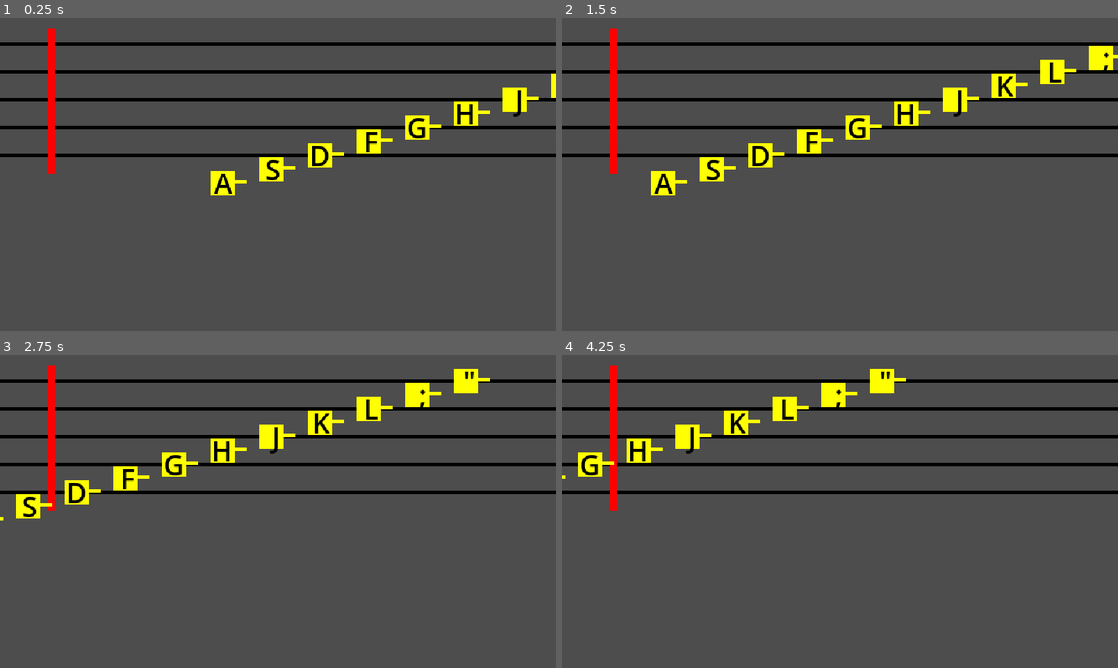
Above: before the commit, frames 1-4 (two rows, left to right).
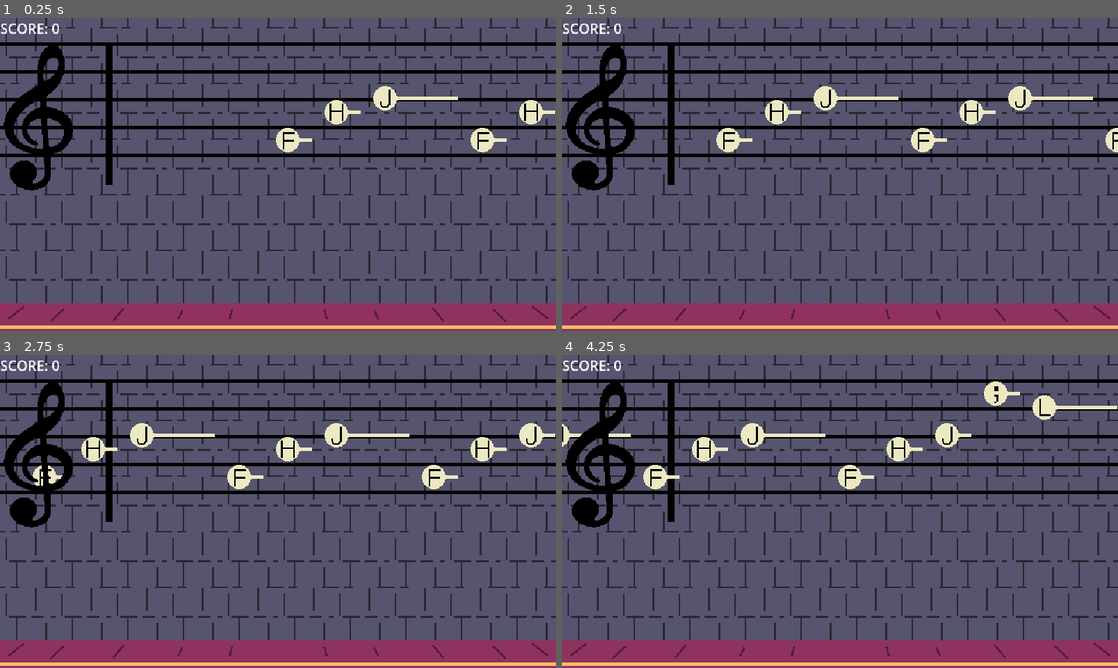
Above: after the commit, the same moments.

Repository: matthewkayin/ggj2024
Game: Godot game, scene res://game.tscn
Two runs of this game, one before a commit and one after it. Both use one fixed random seed, a clock stepped at 60 frames per second and the inputs below. The project has no main scene, so this scene is started directly.
Inputs:
- Up to frame 1 (0.25 s): no input
- Up to frame 2 (1.5 s): no input
- Up to frame 3 (2.75 s): no input
- Up to frame 4 (4.25 s): no input

The runs differ from the first frame. In frame 1, 95% of the frame differs, in the area x 0-100%, y 0-100%; in frame 2, 95%; in frame 3, 95%; in frame 4, 95%.

Commit message:
add some art
Signed-off-by: Matthew Madden <matthewkayin@gmail.com>

Diff:
--- a/game.tscn
+++ b/game.tscn
@@ -1,9 +1,32 @@
-[gd_scene load_steps=3 format=3 uid="uid://do22ou5h41ukf"]
+[gd_scene load_steps=7 format=3 uid="uid://do22ou5h41ukf"]
 
 [ext_resource type="Script" path="res://recorder/recorder.gd" id="1_5dqdf"]
 [ext_resource type="Script" path="res://staff.gd" id="2_jcke2"]
+[ext_resource type="Resource" uid="uid://efcxa31roeoo" path="res://songs/lost_woods.tres" id="3_1f6g1"]
+[ext_resource type="Texture2D" uid="uid://cwusp5y2nrj8g" path="res://staff/cleff.png" id="4_y1yd4"]
+[ext_resource type="Texture2D" uid="uid://b0f7y0s76qwal" path="res://room/floor.png" id="5_chs5i"]
+[ext_resource type="Texture2D" uid="uid://j2d5eer51m8d" path="res://room/wall.png" id="5_j4lyu"]
 
 [node name="game" type="Node2D"]
+texture_filter = 1
+
+[node name="room" type="Node2D" parent="."]
+
+[node name="wall" type="Sprite2D" parent="room"]
+texture_repeat = 2
+scale = Vector2(2, 2)
+texture = ExtResource("5_j4lyu")
+centered = false
+region_enabled = true
+region_rect = Rect2(2.08165e-12, 2.08165e-12, 320, 180)
+
+[node name="floor" type="Sprite2D" parent="room"]
+texture_repeat = 2
+position = Vector2(0, 328)
+texture = ExtResource("5_chs5i")
+centered = false
+region_enabled = true
+region_rect = Rect2(2.08165e-12, 2.08165e-12, 640, 32)
 
 [node name="recorder" type="Node" parent="."]
 script = ExtResource("1_5dqdf")
@@ -13,6 +36,25 @@
 [node name="staff" type="Node2D" parent="."]
 position = Vector2(0, 28)
 script = ExtResource("2_jcke2")
+song = ExtResource("3_1f6g1")
+
+[node name="ColorRect" type="ColorRect" parent="staff"]
+visible = false
+offset_top = -28.0
+offset_right = 640.0
+offset_bottom = 169.0
+color = Color(0, 0, 0, 0.435294)
+
+[node name="score_label" type="Label" parent="staff"]
+offset_top = -28.0
+offset_right = 40.0
+offset_bottom = -5.0
+text = "SCORE: "
+
+[node name="clef" type="Sprite2D" parent="staff"]
+z_index = 1
+position = Vector2(44, 86)
+texture = ExtResource("4_y1yd4")
 
 [node name="line_f" type="ColorRect" parent="staff"]
 offset_right = 640.0
@@ -86,8 +128,7 @@
 color = Color(0, 0, 0, 1)
 
 [node name="target_line" type="ColorRect" parent="staff"]
-offset_left = 55.0
-offset_top = -16.0
-offset_right = 63.0
-offset_bottom = 151.0
-color = Color(1, 0, 0, 1)
+offset_left = 121.0
+offset_right = 129.0
+offset_bottom = 164.0
+color = Color(0, 0, 0, 1)
--- /dev/null
+++ b/songs/lost_woods.tres
@@ -0,0 +1,48 @@
+[gd_resource type="Resource" script_class="Song" load_steps=2 format=3 uid="uid://efcxa31roeoo"]
+
+[ext_resource type="Script" path="res://song.gd" id="1_cjnq2"]
+
+[resource]
+script = ExtResource("1_cjnq2")
+bpm = 120
+notes = "F3
+A3
+B3 2
+F3
+A3
+B3 2
+F3
+A3
+B3
+E4
+D4 2
+B3
+C4
+B3
+G3
+E3 4
+D3
+E3
+G3
+E3 6
+# rep 2
+F3
+A3
+B3 2
+F3
+A3
+B3 2
+F3
+A3
+B3
+E4
+D4 2
+B3
+C4
+E4
+B3
+G3 4
+B3
+G3
+D3
+E3 6"
--- a/staff.gd
+++ b/staff.gd
@@ -1,18 +1,19 @@
 extends Node2D
 
 @onready var note_scene = preload("res://staff/note.tscn")
+@onready var score_label = $score_label
+@export var song: Song
 
 var beat_length: float = 0.0
 var notes = []
 var beat_timer: float = 0.0
+var score: int = 0
 var playing = false
 
 func _ready():
-    open_song("res://songs/scales.tres")
+    open_song()
 
-func open_song(path: String):
-    var song = load(path)
-
+func open_song():
     var beats_per_second = float(song.bpm) / 60.0
     beat_length = 1.0 / beats_per_second
 
@@ -20,6 +21,8 @@
     var note_lines = song.notes.split("\n")
     var note_position: float = beat_length * 4.0
     for line in note_lines:
+        if line.begins_with("#"):
+            continue
         var parts = line.split(" ")
 
         var note_length = beat_length
@@ -37,7 +40,7 @@
             if parts[0] == Recorder.Note.keys()[note]:
                 note_value = note
         if note_value == null:
-            print("Error parsing song with path " + path + ". Note " + parts[0] + " is not a note.")
+            print("Error parsing song. Note " + parts[0] + " is not a note.")
             return
 
         notes.append({
@@ -56,8 +59,19 @@
         note_position += note_length
 
     beat_timer = 0.0
+    score = 0
+    score_label.text = "SCORE: 0"
     playing = true
 
 func _process(delta):
     if playing:
         beat_timer += delta
+
+func score_note(score_info):
+    if not score_info.hit:
+        score += 5
+    else:
+        score += 5 + score_info.hit_offset
+        if score_info.wrong_note:
+            score += 15
+    score_label.text = "SCORE: " + str(score)
--- a/staff/note.gd
+++ b/staff/note.gd
@@ -1,8 +1,8 @@
 extends Node2D
 
 const ALLOWANCE = 30
-const TARGET_X = 60
-const NOTE_X_DIST = 28.0 * 4.0
+const TARGET_X = 135
+var NOTE_X_DIST = 28.0 * 4.0
 const LABEL_VALUE = {
     Recorder.Note.C3: "A",
     Recorder.Note.D3: "S",
@@ -22,14 +22,16 @@
 var note_length: float
 var is_being_played: bool = false
 var played_as: Recorder.Note
+var hit_offset: float = 0.0
 
 func _ready():
     add_to_group("notes")
 
 func set_initial_position():
+    NOTE_X_DIST = (28.0 * 4.0) * float(get_parent().song.bpm) / 120.0
     position.y = 160 - ((int(note) - 1) * 16)
     position.x = TARGET_X + (note_position * NOTE_X_DIST)
-    $bg/label.text = LABEL_VALUE[note]
+    $bg.frame = int(note) - 1
     $sustain.size.x = NOTE_X_DIST * (note_length - (get_parent().beat_length * 0.5))
 
 func can_be_played():
@@ -44,14 +46,23 @@
             release()
         $bg.position.x = TARGET_X - position.x - 14
     if position.x + $sustain.size.x < -TARGET_X:
+        get_parent().score_note({
+            "hit": false
+        })
         queue_free()
 
 func play(as_note: Recorder.Note):
     played_as = as_note
     if played_as != note:
         position.y = 160 - ((int(played_as) - 1) * 16)
-        $bg/label.text = LABEL_VALUE[played_as]
+        $bg.frame = int(note) - 1
+    hit_offset = max(abs(position.x - TARGET_X), ALLOWANCE)
     is_being_played = true
 
 func release():
+    get_parent().score_note({
+        "hit": true,
+        "hit_offset": hit_offset,
+        "wrong_note": note != played_as
+    })
     queue_free()
--- a/staff/note.tscn
+++ b/staff/note.tscn
@@ -1,10 +1,7 @@
 [gd_scene load_steps=3 format=3 uid="uid://bmsasp0u30ay8"]
 
 [ext_resource type="Script" path="res://staff/note.gd" id="1_mhxt2"]
-
-[sub_resource type="LabelSettings" id="LabelSettings_sd4hv"]
-font_size = 32
-font_color = Color(0, 0, 0, 1)
+[ext_resource type="Texture2D" uid="uid://dm8htec3s0hxp" path="res://staff/notes.png" id="2_yaag4"]
 
 [node name="note" type="Node2D"]
 script = ExtResource("1_mhxt2")
@@ -13,23 +10,9 @@
 offset_top = -2.0
 offset_right = 14.0
 offset_bottom = 2.0
-color = Color(1, 1, 0, 1)
+color = Color(0.92549, 0.909804, 0.760784, 1)
 
-[node name="bg" type="ColorRect" parent="."]
+[node name="bg" type="Sprite2D" parent="."]
 texture_filter = 1
-offset_left = -14.0
-offset_top = -12.0
-offset_right = 14.0
-offset_bottom = 16.0
-color = Color(1, 1, 0, 1)
-
-[node name="label" type="Label" parent="bg"]
-layout_mode = 0
-offset_left = -15.0
-offset_top = -9.0
-offset_right = 25.0
-offset_bottom = 36.0
-text = "A"
-label_settings = SubResource("LabelSettings_sd4hv")
-horizontal_alignment = 2
-vertical_alignment = 1
+texture = ExtResource("2_yaag4")
+hframes = 11
Binary file added: room/Sprite-0001.aseprite
Binary file added: room/bg.png
Not shown, added: room/bg.png.import
Binary file added: room/floor.png
Not shown, added: room/floor.png.import
Binary file added: room/wall.png
Not shown, added: room/wall.png.import
Binary file added: staff/cleff.png
Not shown, added: staff/cleff.png.import
Binary file added: staff/notes.png
Not shown, added: staff/notes.png.import
Not shown, added: recorder/.DS_Store
